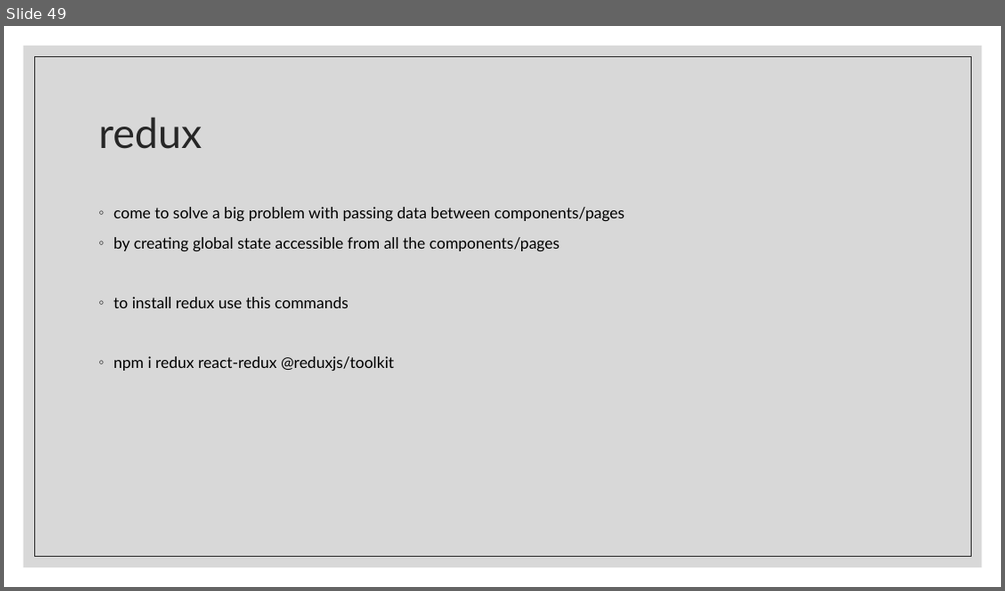
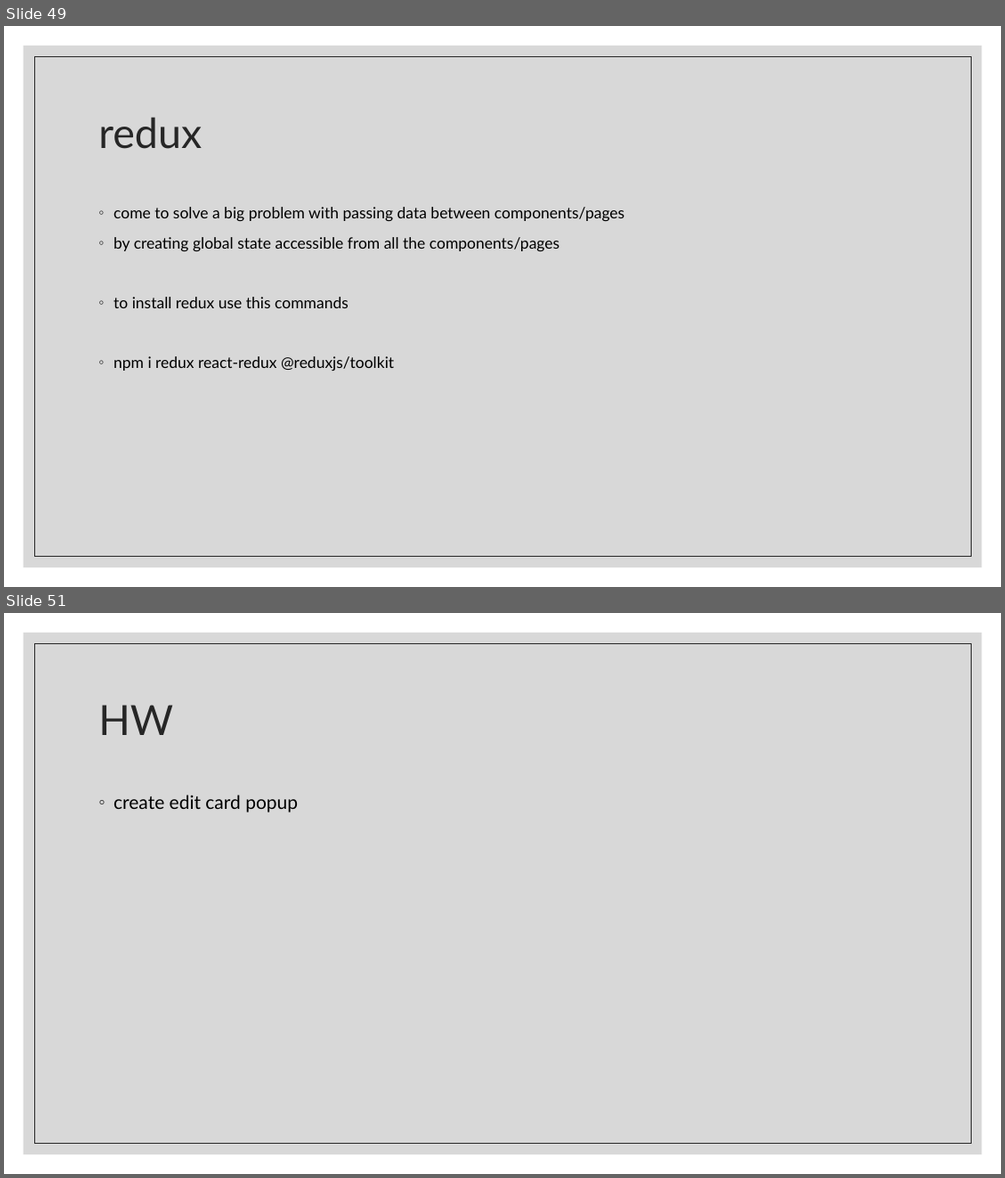
Before and after one commit to Rlss91/ht_W011121MR_morning_first-project, a slide deck: docs/React.pptx. Shown one above the other, each under a label of ours: slide 49 before the commit, slides 49 and 51 after it; the slides between them are not shown. The pictures are 1005x591 and 1005x1178 pixels, drawn with LibreOffice and Linux fonts; fonts in the diff are those of the drawing. Boxes give left, top, right and bottom in pixels: in the first picture for what was removed or moved away, otherwise in the second. Text is boxed around its words. In the diff, an @@ line names an element or a change of style, - is before the commit and + after.

```diff
--- a/docs/React.pptx
+++ b/docs/React.pptx
@@ slide 51 added at (x1=4, y1=613, x2=1001, y2=1174), background #FFFFFF; not listed: 2 template elements that a slide beside it also shows @@
@@ title added at (x1=98, y1=705, x2=173, y2=735), 40 pt, text #262626 @@
+HW
@@ text added at (x1=113, y1=795, x2=298, y2=812), 18 pt, text #000000 @@
+◦ create edit card popup
```
Also in this commit, not shown: 1 other slide added.
